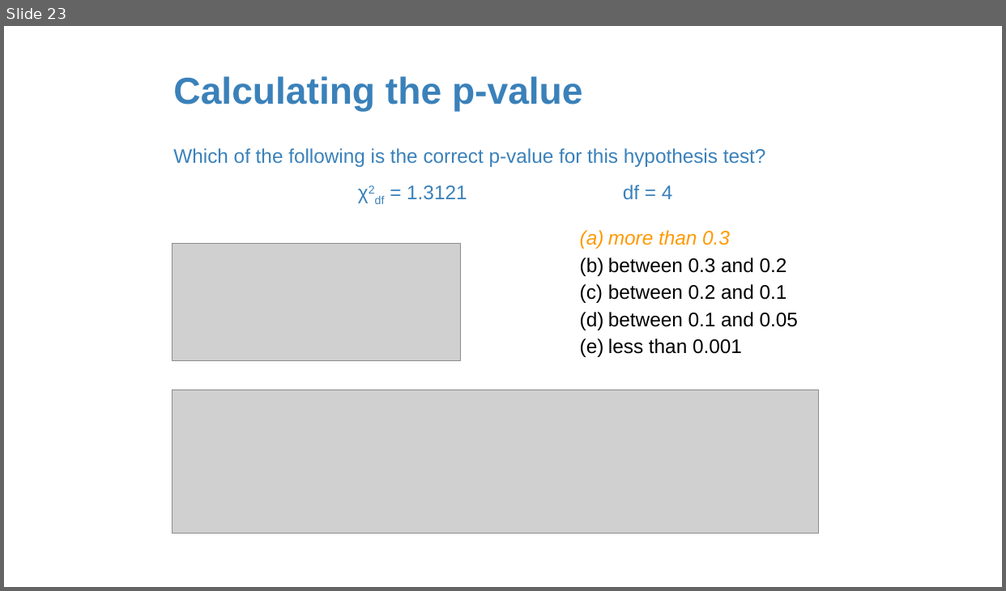
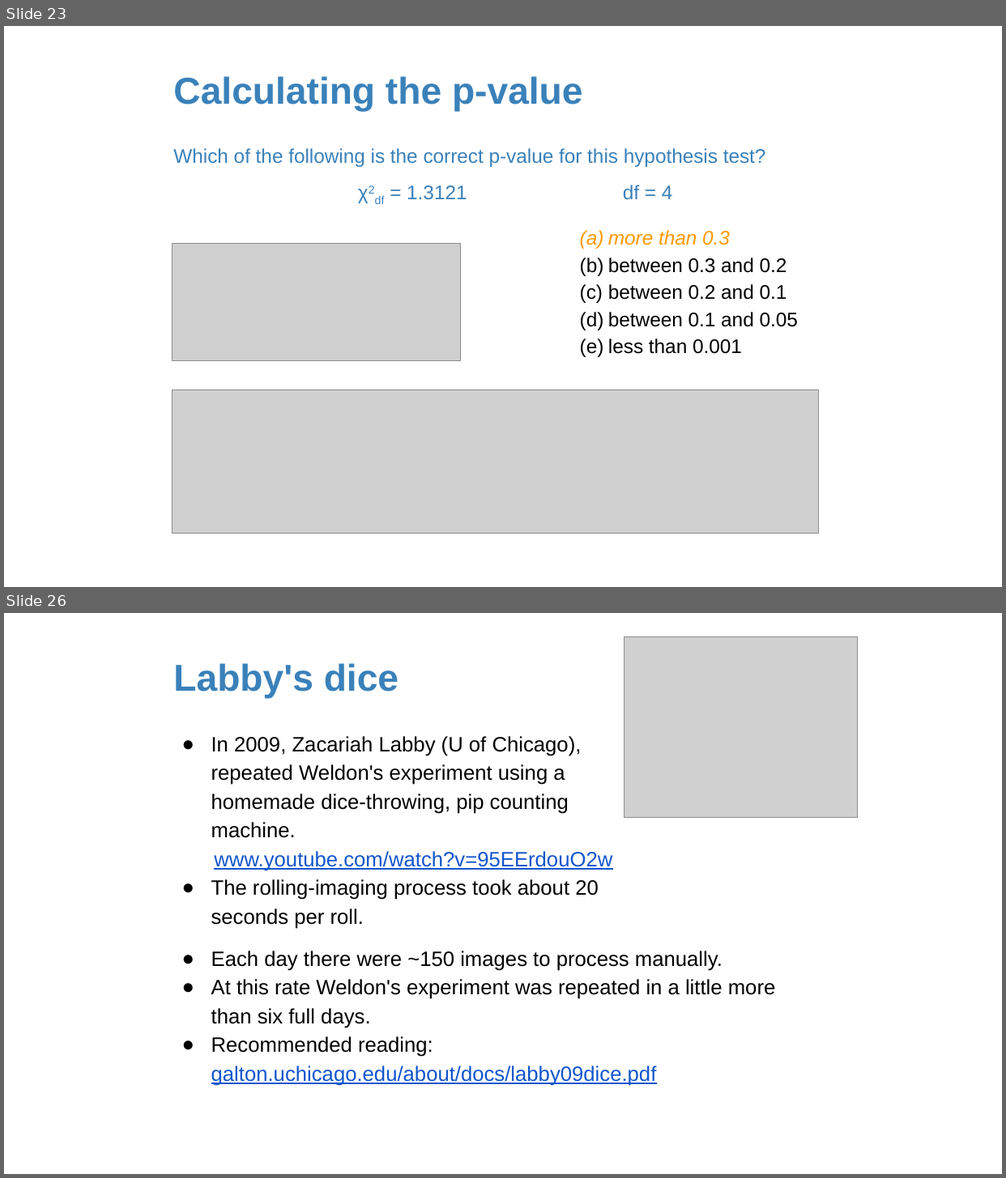
Before and after one commit to amosca01/MATH108-F23, a slide deck: slides/18-difference-many-proportions.pptx. Shown one above the other, each under a label of ours: slide 23 before the commit, slides 23 and 26 after it; the slides between them are not shown. The pictures are 1006x591 and 1006x1178 pixels, drawn with LibreOffice and Linux fonts; fonts in the diff are those of the drawing; grey boxes stand for pictures. Boxes give left, top, right and bottom in pixels: in the first picture for what was removed or moved away, otherwise in the second. Text is boxed around its words. In the diff, an @@ line names an element or a change of style, - is before the commit and + after.

```diff
--- a/slides/18-difference-many-proportions.pptx
+++ b/slides/18-difference-many-proportions.pptx
@@ slide 26 added at (4, 613, 1002, 1174), background #FFFFFF @@
@@ picture added at (624, 636, 858, 817) @@
@@ title added at (173, 663, 398, 699), 36 pt, text #3A81BA, bold @@
+Labby's dice
@@ text added at (211, 736, 612, 929), 20 pt, text #000000 @@
+● In 2009, Zacariah Labby (U of Chicago), repeated Weldon's experiment using a homemade dice-throwing, pip counting machine.
+www.youtube.com/watch?v=95EErdouO2w
+● The rolling-imaging process took about 20 seconds per roll.
@@ text added at (211, 951, 776, 1086), 20 pt, text #000000 @@
+● Each day there were ~150 images to process manually.
+● At this rate Weldon's experiment was repeated in a little more than six full days.
+● Recommended reading:
+  galton.uchicago.edu/about/docs/labby09dice.pdf
```
Also in this commit, not shown: 82 other slides added, 7 other files.
